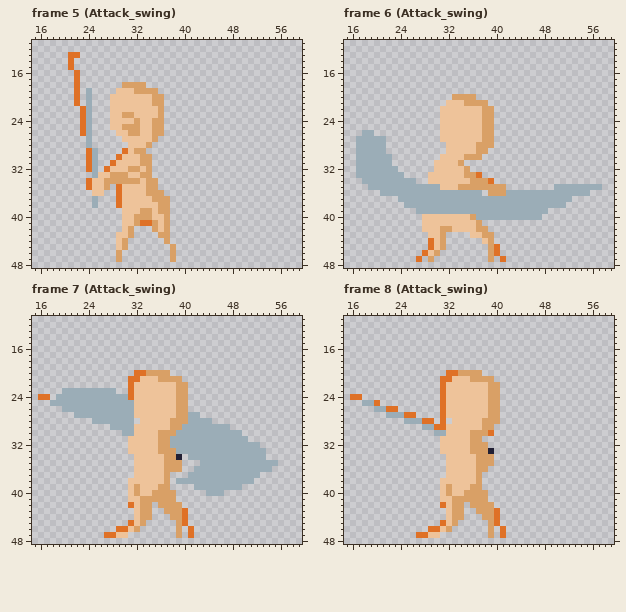
Pixel-art file: RawResource/projectRoom/base_female.aseprite. The picture above is the old version.
64x64 pixels, 16 frames. Shown: frame 5 (Attack_swing): x 15..59, y 11..48; frame 6 (Attack_swing): x 15..59, y 11..48; frame 7 (Attack_swing): x 15..59, y 11..48; frame 8 (Attack_swing): x 15..59, y 11..48. The commit also changed other frames, which this record leaves out.
After:
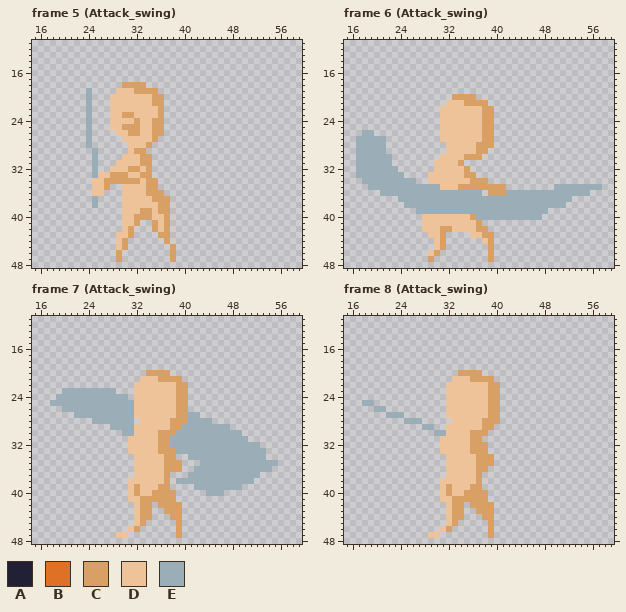
Palette (. is transparent): A #222034  B #df7126  C #d9a066  D #eec39a  E #9badb7
Edits made:
layer "sketch" now hidden
Changed rows in their new state; - is an unchanged pixel.
Frame 5 (Attack_swing):
first column x 21:
13 ..------------
14 .-------------
15 .-------------
16 -.------------
17 -.------------
18 -.------------
19 -.------------
20 -.------------
21 -.------------
22 --.-----------
23 --.-----------
24 --.-----------
25 --.-----------
26 --.-----------
29 ---.-----.----
30 ---.----.-----
31 ---.---.------
32 ---.--.-------
34 ---.----------
35 ---.----.-----
36 --------.-----
37 --------.-----
38 --------.-----
41 ------------..
Frame 6 (Attack_swing):
first column x 37:
33 .--
34 --.
first column x 27:
44 --.------------
45 --.----------.-
46 -.-----------.-
47 .-------------.
Frame 7 (Attack_swing):
first column x 16:
20 ----------------..
21 ---------------..-
22 ---------------.--
23 ---------------.--
24 ..-------------.--
first column x 39:
34 .
first column x 27:
42 ----.----------
43 -------------.-
44 -------------.-
45 ----.--------.-
46 --..----------.
47 ..------------.
Frame 8 (Attack_swing):
first column x 16:
20 ----------------..------
21 ---------------..-------
22 ---------------.--------
23 ---------------.--------
24 ..-------------.--------
25 ----.----------.--------
26 ------..-------.--------
27 ---------..----.--------
28 ------------..-.--------
29 --------------..--------
30 -----------------------.
33 -----------------------.
first column x 27:
42 ----.----------
43 -------------.-
44 -------------.-
45 ----.--------.-
46 --..----------.
47 ..------------.
